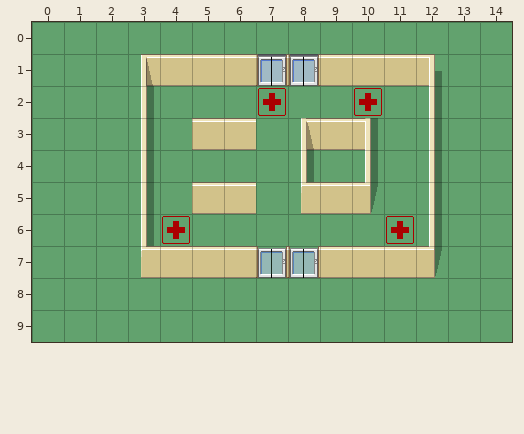
Tiled map, stored at data/merrygoround.tmx. This is how it looked before the edit.
Cells are 32x32 px. Shown: x 0..14, y 0..9.
After:
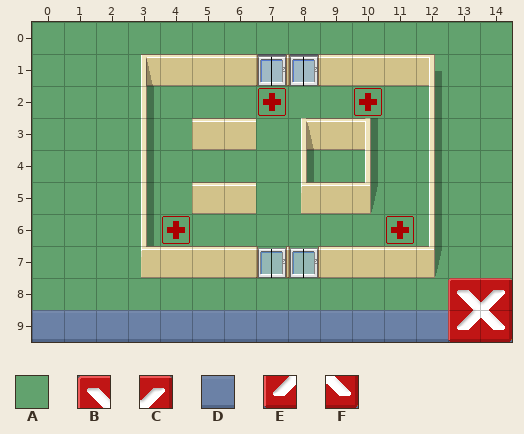
Key: from "hospital_256": A 4, B 54, C 55, D 61, E 62, F 63.
_ is an empty cell, # one hidden under a higher layer, . an unchanged one.
Tiles of an added or newly shown layer are drawn over the layers below it.
Difference:
--- layer "floor"
@@ x 0..14 @@
- 9 AAAAAAAAAAAAAAA
+ 9 ###############
--- layer "UI" (added)
@@ x 0..14 @@
- 8 .............__
- 9 _______________
+ 8 .............BC
+ 9 DDDDDDDDDDDDDEF
Pixel boxes of the changes (left, top, right, bottom) in both pictures:
changed: (32, 278, 512, 342)
